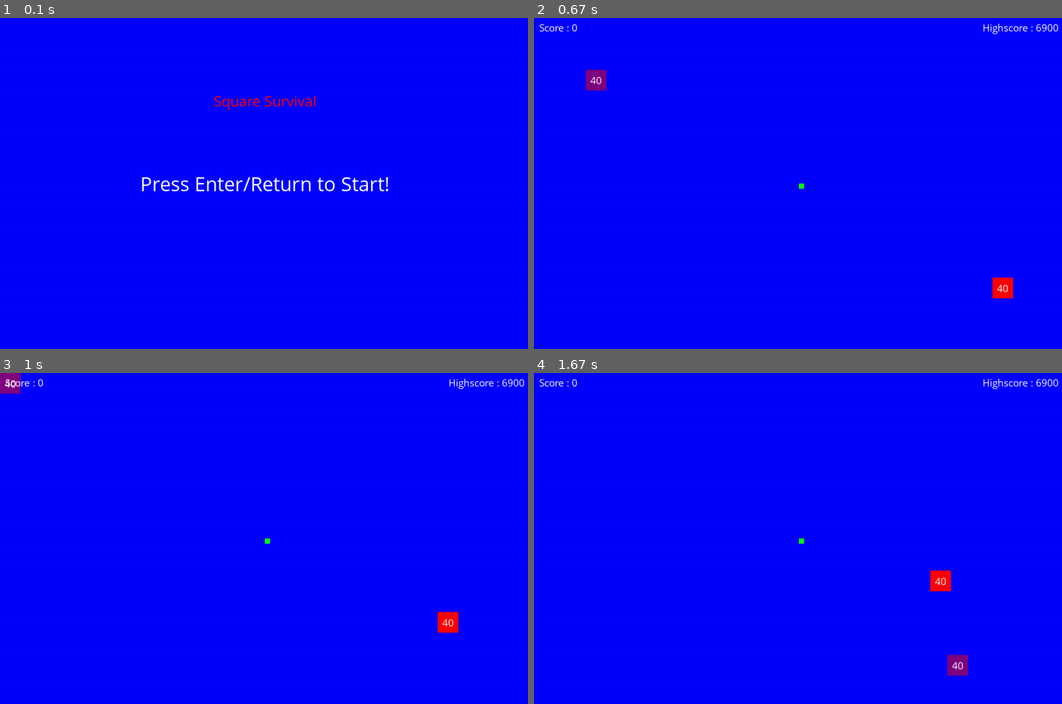
Above: before the commit, frames 1-4 (two rows, left to right).
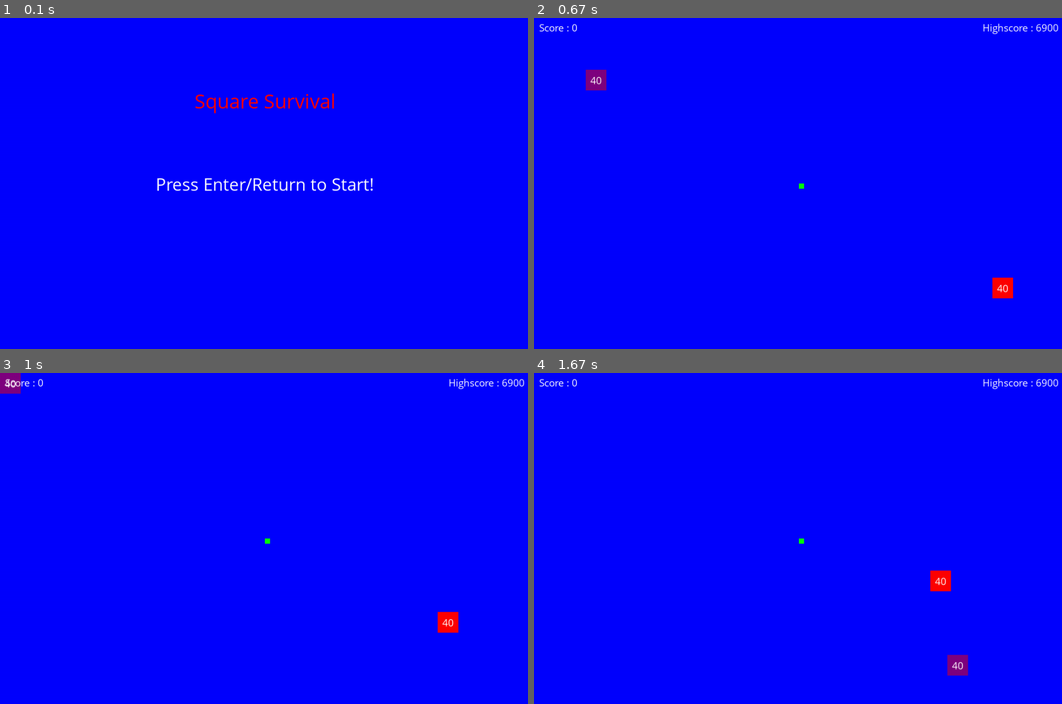
Above: after the commit, the same moments.

Repository: Isopod00/Pygame-Project
Game: pygame game, started from Game/game.py
The game is run twice, just before and just after one commit, with the same random seed, the same clock (stepped at 60 frames per second) and the same inputs.
Inputs:
- Up to frame 1 (0.1 s): no input
- Up to frame 2 (0.67 s): tap Enter at 0.33 s
- Up to frame 3 (1 s): hold W from 0.67 s (still down); hold Left from 0.67 s (still down)
- Up to frame 4 (1.67 s): release W at 1.2 s; release Left at 1.2 s; hold Left from 1.23 s (still down)

The runs differ from the first frame. In frame 1, 1.6% of the frame differs, in the area x 26-74%, y 22-53%; in frame 2, nothing differs; in frame 3, nothing differs; in frame 4, nothing differs.

Commit message:
Many game improvements!
-Enemy can respawn after being killed
-The game "scales" as the player does (still some work to do with this though)
-Main menu is a bit flashier

Diff:
--- a/Game/game.py
+++ b/Game/game.py
@@ -21,6 +21,9 @@
 score = 0
 ## The enemy starts alive :)
 enemyDead = False
+
+## Set the initial scale of the game
+scale = 1
 
 ## Initialize the pygame module!
 pygame.init()
@@ -77,7 +80,7 @@
   ## Create a rectangular object for the text surface
   size_rect = size_surface.get_rect()
   ## Set the position of the text
-  size_rect.center = (characterX + characterSize/2, characterY + characterSize/2)
+  size_rect.center = (characterX + scale*characterSize/2, characterY + scale*characterSize/2)
 
   ## Use 'blit' to draw the text on screen
   WINDOW.blit(size_surface, size_rect)
@@ -92,7 +95,7 @@
   ## Create a rectangular object for the text surface
   size_rect = size_surface.get_rect()
   ## Set the position of the text
-  size_rect.center = (enemyX + enemySize/2, enemyY + enemySize/2)
+  size_rect.center = (enemyX + scale*enemySize/2, enemyY + scale*enemySize/2)
 
   ## Use 'blit' to draw the text on screen
   WINDOW.blit(size_surface, size_rect)
@@ -124,11 +127,21 @@
 ## Method for displaying the main menu
 def main_menu():
   in_menu = True
+  textSize = 35
+  loop = 1
+  maxLoop = 50
 
   while in_menu:
     WINDOW.fill(blue) ## Fill the background with a specified color
-    display_text(red, 'comicsansms', 30, 'Square Survival', 'center', (WINDOW_WIDTH/2, WINDOW_HEIGHT/4))
-    display_text(white, 'comicsansms', 40, 'Press Enter/Return to Start!', 'center', (WINDOW_WIDTH/2, WINDOW_HEIGHT/2))
+    display_text(red, 'comicsansms', 40, 'Square Survival', 'center', (WINDOW_WIDTH/2, WINDOW_HEIGHT/4))
+
+    if loop < maxLoop/2:
+      loop += 1
+      display_text(white, 'comicsansms', textSize, 'Press Enter/Return to Start!', 'center', (WINDOW_WIDTH/2, WINDOW_HEIGHT/2))
+    elif loop < maxLoop:
+      loop += 1
+    else:
+      loop = 1
 
     for event in pygame.event.get():
             if event.type==pygame.QUIT:
@@ -179,78 +192,99 @@
     characterY = characterY - characterSpeed
 
   ## Make the character pop out of the other side if it runs into the edge
-  if (characterY + characterSize > WINDOW_HEIGHT):
+  if (characterY + scale*characterSize > WINDOW_HEIGHT):
     characterY = 0
   elif (characterY < 0):
-    characterY = WINDOW_HEIGHT - characterSize
-  if (characterX + characterSize > WINDOW_WIDTH):
+    characterY = WINDOW_HEIGHT - scale*characterSize
+  if (characterX + scale*characterSize > WINDOW_WIDTH):
     characterX = 0
   elif (characterX < 0):
-    characterX = WINDOW_WIDTH - characterSize
+    characterX = WINDOW_WIDTH - scale*characterSize
 
   ## Make the enemy move it's position towards the nearest food
   if(enemySize < characterSize*2):
-    if(not enemyDead and distance(enemyX + enemySize/2, foodX, enemyY + enemySize/2, foodY) < distance(enemyX + enemySize/2, food2X, enemyY + enemySize/2, food2Y)):
-      if(enemyX + enemySize/2 - foodX) < -1:
+    if(not enemyDead and distance(enemyX + scale*enemySize/2, foodX, enemyY + scale*enemySize/2, foodY) < distance(enemyX + scale*enemySize/2, food2X, enemyY + scale*enemySize/2, food2Y)):
+      if(enemyX + scale*enemySize/2 - foodX) < -1:
         enemyX += enemySpeed
-      elif(enemyX + enemySize/2 - foodX) > 1:
+      elif(enemyX + scale*enemySize/2 - foodX) > 1:
         enemyX -= enemySpeed
-      if(enemyY + enemySize/2 - foodY) < -1:
+      if(enemyY + scale*enemySize/2 - foodY) < -1:
         enemyY += enemySpeed
-      elif(enemyY + enemySize/2 - foodY) > 1:
+      elif(enemyY + scale*enemySize/2 - foodY) > 1:
         enemyY -= enemySpeed
     elif(not enemyDead):
-      if(enemyX + enemySize/2 - food2X) < -1:
+      if(enemyX + scale*enemySize/2 - food2X) < -1:
         enemyX += enemySpeed
-      elif(enemyX + enemySize/2 - food2X) > 1:
+      elif(enemyX + scale*enemySize/2 - food2X) > 1:
         enemyX -= enemySpeed
-      if(enemyY + enemySize/2 - food2Y) < -1:
+      if(enemyY + scale*enemySize/2 - food2Y) < -1:
         enemyY += enemySpeed
-      elif(enemyY + enemySize/2 - food2Y) > 1:
+      elif(enemyY + scale*enemySize/2 - food2Y) > 1:
         enemyY -= enemySpeed
   else: ## If the enemy is big enough, seek out the player to eat them
-    if(enemyX + enemySize/2 < characterX + characterSize/2):
+    if(enemyX + scale*enemySize/2 < characterX + scale*characterSize/2):
         enemyX += enemySpeed
-    elif(enemyX + enemySize/2 > characterX + characterSize/2):
+    elif(enemyX + scale*enemySize/2 > characterX + scale*characterSize/2):
         enemyX -= enemySpeed
-    if(enemyY + enemySize/2 < characterY + characterSize/2):
+    if(enemyY + scale*enemySize/2 < characterY + scale*characterSize/2):
         enemyY += enemySpeed
-    elif(enemyY + enemySize/2 > characterY + characterSize/2):
+    elif(enemyY + scale*enemySize/2 > characterY + scale*characterSize/2):
         enemyY -= enemySpeed
 
   ## If the character eats the food, increase the score and the size of the character
-  if (abs((characterX + (characterSize/2)) - (foodX + (5/2))) <= characterSize/2 and abs((characterY + (characterSize/2)) - (foodY + 5/2)) <= characterSize/2):
-    characterSize += 4
+  if (abs((characterX + (scale*characterSize/2)) - (foodX + (5/2))) <= scale*characterSize/2 and abs((characterY + (scale*characterSize/2)) - (foodY + 5/2)) <= scale*characterSize/2):
+    characterSize += int(4 * (1/scale))
     ## Randomize the new position of the food
     foodX = random.randint(10, WINDOW_WIDTH - 10)
     foodY = random.randint(10, WINDOW_HEIGHT - 10)
-  if (abs((characterX + (characterSize/2)) - (food2X + (5/2))) <= characterSize/2 and abs((characterY + (characterSize/2)) - (food2Y + 5/2)) <= characterSize/2):
-    characterSize += 4
+  if (abs((characterX + (scale*characterSize/2)) - (food2X + (5/2))) <= scale*characterSize/2 and abs((characterY + (scale*characterSize/2)) - (food2Y + 5/2)) <= scale*characterSize/2):
+    characterSize += int(4 * (1/scale))
     ## Randomize the new position of the food
     food2X = random.randint(10, WINDOW_WIDTH - 10)
     food2Y = random.randint(10, WINDOW_HEIGHT - 10)
   ## If the enemy eats the food, increase the score and the size of the character
-  if (not enemyDead and abs((enemyX + (enemySize/2)) - (foodX + (5/2))) <= enemySize/2 and abs((enemyY + (enemySize/2)) - (foodY + 5/2)) <= enemySize/2):
-    enemySize += 4
+  if (not enemyDead and abs((enemyX + (scale*enemySize/2)) - (foodX + (5/2))) <= scale*enemySize/2 and abs((enemyY + (scale*enemySize/2)) - (foodY + 5/2)) <= scale*enemySize/2):
+    enemySize += int(4 * (1/scale))
     ## Randomize the new position of the food
     foodX = random.randint(10, WINDOW_WIDTH - 10)
     foodY = random.randint(10, WINDOW_HEIGHT - 10)
-  if (not enemyDead and abs((enemyX + (enemySize/2)) - (food2X + (5/2))) <= enemySize/2 and abs((enemyY + (enemySize/2)) - (food2Y + 5/2)) <= enemySize/2):
-    enemySize += 4
+  if (not enemyDead and abs((enemyX + (scale*enemySize/2)) - (food2X + (5/2))) <= scale*enemySize/2 and abs((enemyY + (scale*enemySize/2)) - (food2Y + 5/2)) <= scale*enemySize/2):
+    enemySize += int(4 * (1/scale))
     ## Randomize the new position of the food
     food2X = random.randint(10, WINDOW_WIDTH - 10)
     food2Y = random.randint(10, WINDOW_HEIGHT - 10)
 
   ## EAT EAT EAT EAT EAT EAT EAT
   if(characterSize >= enemySize*2):
-    if(not enemyDead and distance(characterX + characterSize/2, enemyX + enemySize/2, characterY + characterSize/2, enemyY + enemySize/2) < characterSize/2):
+    if(not enemyDead and distance(characterX + scale*characterSize/2, enemyX + scale*enemySize/2, characterY + scale*characterSize/2, enemyY + scale*enemySize/2) < scale*characterSize/2):
       enemyDead = True
       characterSize += enemySize
   elif(not enemyDead and enemySize >= characterSize*2):
-    if(distance(characterX + characterSize/2, enemyX + enemySize/2, characterY + characterSize/2, enemyY + enemySize/2) < enemySize/2):
+    if(distance(characterX + scale*characterSize/2, enemyX + scale*enemySize/2, characterY + scale*characterSize/2, enemyY + scale*enemySize/2) < scale*enemySize/2):
       game_over()
 
-  character = pygame.Rect(characterX, characterY, characterSize, characterSize) ## Define the character's current position & size
+  ## There is a chance for the enemy to spawn again after it dies
+  if enemyDead and random.randint(1, 100) == 100:
+    enemyDead = False
+    enemyX = random.randint(10, WINDOW_WIDTH - 10)
+    enemyY = random.randint(10, WINDOW_HEIGHT - 10)
+    enemySize = characterSize + random.randint(1, 50)
+
+  ## Check/Update the current game scale
+  if(characterSize >= 100 and scale == 1):
+    scale = 1/2
+  elif(characterSize >= 500 and scale == 1/2):
+    scale = 1/4
+  elif(characterSize >= 1000 and scale == 1/4):
+    scale = 1/10
+  elif(characterSize >= 5000 and scale == 1/10):
+    scale = 1/20
+  elif(characterSize >= 10000 and scale == 1/20):
+    scale = 1/40
+  elif(characterSize >= 50000 and scale == 1/40):
+    scale = 1/80
+
+  character = pygame.Rect(characterX, characterY, characterSize * scale, characterSize * scale) ## Define the character's current position & size
   food = pygame.Rect(foodX, foodY, 10, 10) ## Define the food's current position & size
   food2 = pygame.Rect(food2X, food2Y, 10, 10) ## Define the food's current position & size
 
@@ -265,13 +299,13 @@
     show_character_size(white, 'comicsansms', 20) ## Display the current character size
     ## Only render the enemy if it hasn't been killed
     if (not enemyDead):
-      enemy = pygame.Rect(enemyX, enemyY, enemySize, enemySize) ## Define the enemy's current position & size
+      enemy = pygame.Rect(enemyX, enemyY, enemySize * scale, enemySize * scale) ## Define the enemy's current position & size
       pygame.draw.rect(WINDOW, red, enemy) ## Render the enemy to the screen
       show_enemy_size(white, 'comicsansms', 20) ## Display the current enemy size
   else:
     ## Only render the enemy if it hasn't been killed
     if (not enemyDead):
-      enemy = pygame.Rect(enemyX, enemyY, enemySize, enemySize) ## Define the enemy's current position & size
+      enemy = pygame.Rect(enemyX, enemyY, enemySize * scale, enemySize * scale) ## Define the enemy's current position & size
       pygame.draw.rect(WINDOW, red, enemy) ## Render the enemy to the screen
       show_enemy_size(white, 'comicsansms', 20) ## Display the current enemy size
     pygame.draw.rect(WINDOW, purple, character) ## Render the character to the screen
